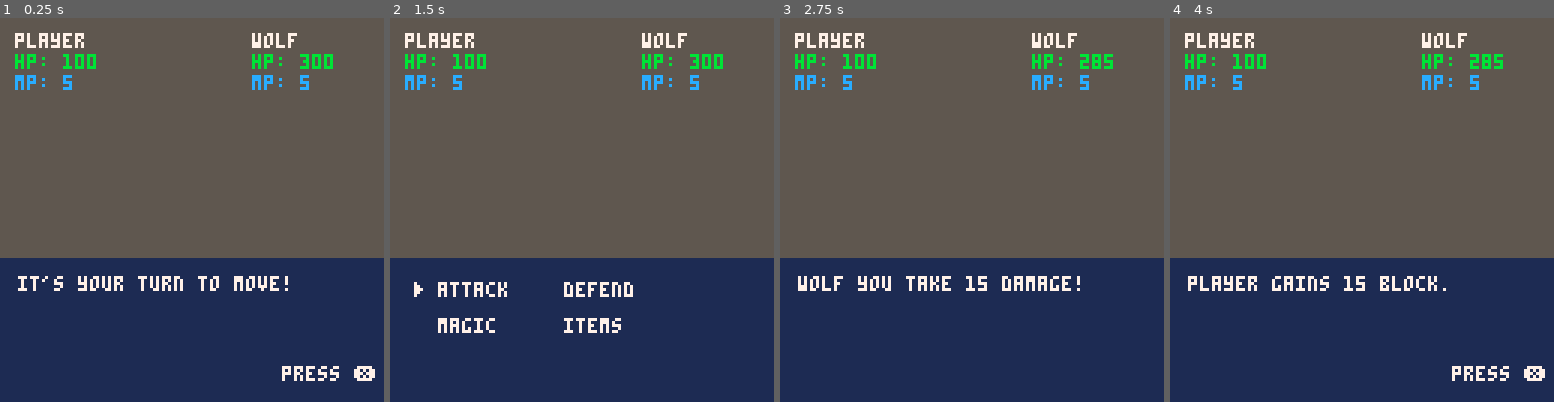
Above: before the commit, frames 1-4 (left to right).
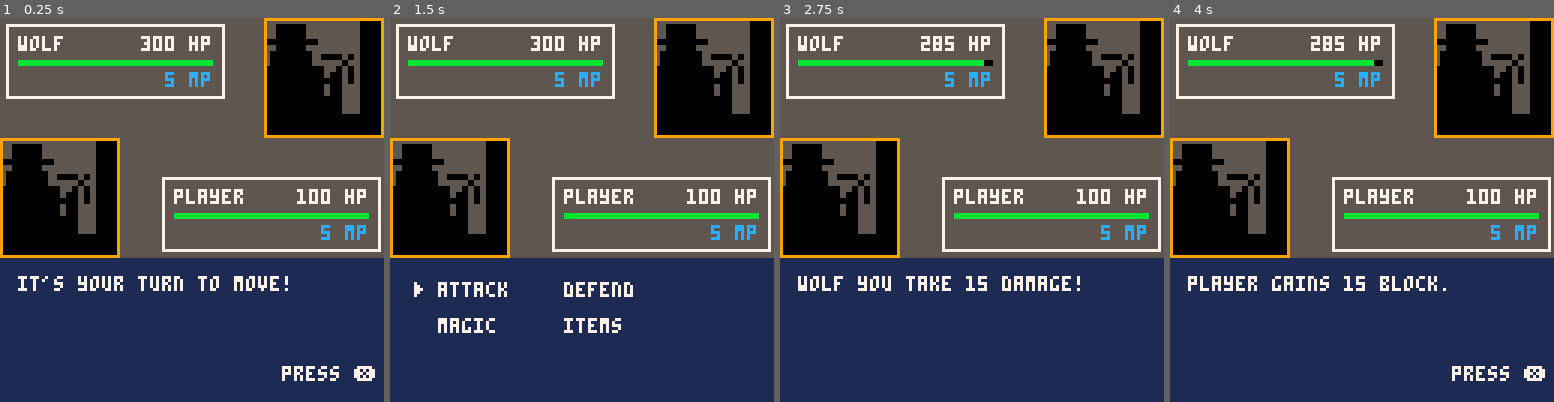
Above: after the commit, the same moments.

Repository: pixegami/wolfhunter
Game: PICO-8 cartridge moonshot.p8
The game is run twice, just before and just after one commit, with the same random seed, the same clock (stepped at 60 frames per second) and the same inputs.
Inputs:
- Up to frame 1 (0.25 s): no input
- Up to frame 2 (1.5 s): tap O (Z key) at 0.33, 0.7, 1.43 s; tap X (X key) at 1.07 s
- Up to frame 3 (2.75 s): hold Left 1.97-2.37 s; tap X (X key) at 2.07, 2.4, 2.73 s; tap O (Z key) at 2.22 s; hold Down from 2.42 s (still down)
- Up to frame 4 (4 s): release Down at 2.82 s; hold Right 2.87-3.53 s; tap X (X key) at 3.07, 3.4, 3.73 s; tap O (Z key) at 3.1, 3.98 s; hold Up from 3.58 s (still down)

The runs differ from the first frame. In frame 1, 22% of the frame differs, in the area x 0-100%, y 0-63%; in frame 2, 22%; in frame 3, 22%; in frame 4, 22%.

Commit message:
Added status bars

Diff:
--- a/moonshot.p8
+++ b/moonshot.p8
@@ -680,16 +680,89 @@
  rectfill(0, narrator_box_y, 128, 128, 1)
 end
 
-function draw_unit(unit, pos_x, pos_y)
-  print(unit.name, pos_x, pos_y, 7)
-  print("hp: "..unit.hp, pos_x, pos_y + 7, 11)
-  print("mp: "..unit.mana, pos_x, pos_y + 7 * 2, 12)
+function draw_hp_bar(unit, x, y, width)
+  local height = 1
+
+  -- draw bar base
+  rectfill(x, y, x + width, y + height, 0)
+
+  -- draw hp bar
+  if unit.hp > 0 then
+    local life_percent = unit.hp / unit.max_hp
+    local life_width = ceil(width * life_percent)
+    local life_color = 11
+
+    if life_percent < 0.5 then life_color = 9 end
+    if life_percent < 0.2 then life_color = 8 end
+
+    rectfill(x, y, x + life_width, y + height, life_color)
+  end
+end
+
+function draw_status_box(unit, spr_x, is_inverted)
+  local box_pad = 4
+  local side_pad = 2
+  local status_box_width = 72
+  local status_box_height = 24
+  local pos_x = 128 - status_box_width - side_pad
+  local pos_y = narrator_box_y - status_box_height - side_pad - 1
+
+  if is_inverted then
+    pos_x = side_pad
+    pos_y = side_pad
+  end
+
+  rect(pos_x, pos_y, pos_x + status_box_width, pos_y + status_box_height, 7)
+
+  local x_cursor = pos_x + box_pad
+  local y_cursor = pos_y + box_pad
+
+  print(unit.name, x_cursor, y_cursor, 7)
+
+  local hp_str = ""..unit.hp.." hp"
+  local hp_x = pos_x + status_box_width - box_pad - (#hp_str * 4) + 1
+  print(hp_str, hp_x, y_cursor, 7)
+
+  y_cursor += 8
+  draw_hp_bar(unit, x_cursor, y_cursor, status_box_width - box_pad * 2)
+
+  y_cursor += 4
+  local mana_str = unit.mana.." mp"
+  local mana_x = pos_x + status_box_width - box_pad - (#mana_str * 4) + 1
+  print(mana_str, mana_x, y_cursor, 12)
+
+  -- print("hp: "..unit.hp, pos_x, pos_y + 7, 11)
+  -- print("mp: "..unit.mana, pos_x, pos_y + 7 * 2, 12)
+end
+
+function draw_unit(unit, is_inverted)
+
+  local spr_blocks = 5
+  local spr_size = spr_blocks * 8
+  palt(0, false)
+  palt(7, true)
+
+  pos_x = 0
+  pos_y = 5
+
+  if is_inverted then
+    spr_x = 128 - spr_size
+    spr_y = 0
+    pos_x = spr_x
+  else
+    spr_x = 0
+    spr_y = narrator_box_y - spr_size
+    pos_x = spr_size
+  end
+
+  spr(1, spr_x, spr_y, spr_blocks, spr_blocks) -- draw player sprite
+  draw_status_box(unit, pos_x, is_inverted)
 end
 
 function draw_units()
   -- draw player unit
-  draw_unit(state.player, 5, 5)
-  draw_unit(state.enemy, 84, 5)
+  draw_unit(state.player, false)
+  draw_unit(state.enemy, true)
 end
 
 -->8
Not shown, changed: 42 lines of the sprite sheet (__gfx__) section of moonshot.p8
